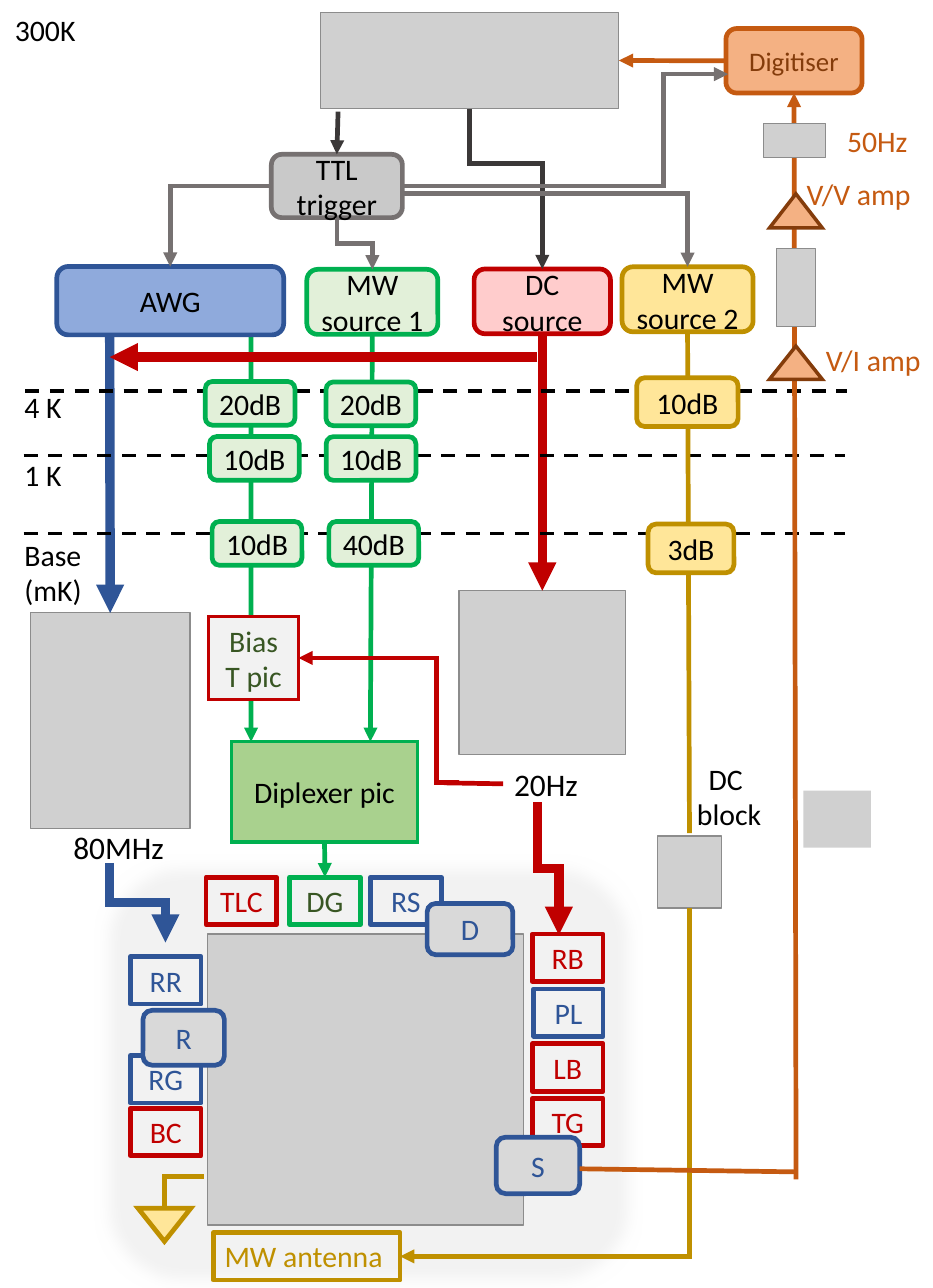
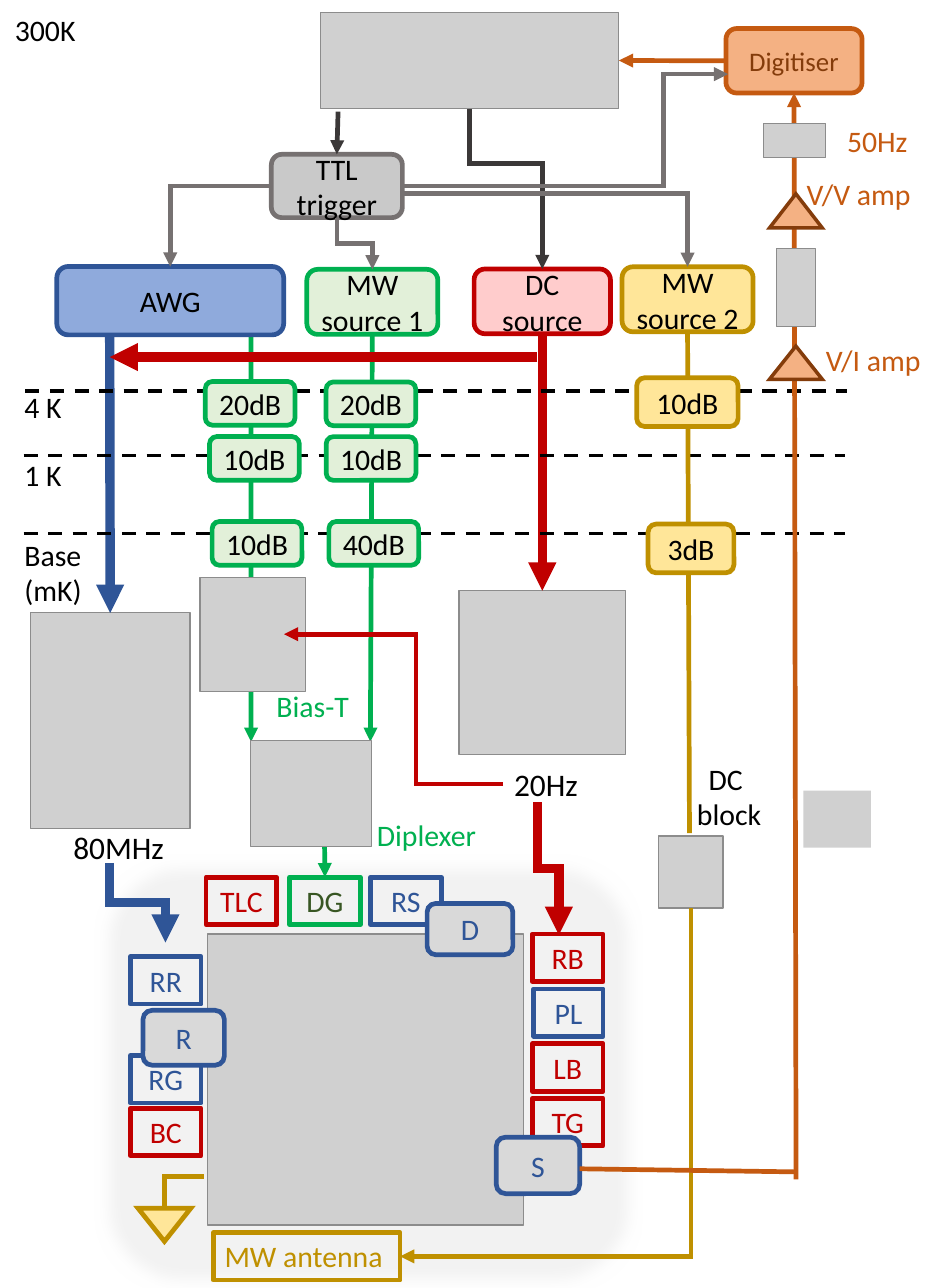
Before and after one commit to ybex/PhD-Thesis, a slide deck: slide 1 of Thesis/Figures/polished/wiring_ff.pptx. Drawn at 933x1288 pixels with LibreOffice and Linux fonts; fonts in the diff are those of the drawing; grey boxes stand for pictures. Boxes give left, top, right and bottom in pixels: in the first picture for what was removed or moved away, otherwise in the second. Text is boxed around its words. In the diff, an @@ line names an element or a change of style, - is before the commit and + after.

```diff
--- a/Thesis/Figures/polished/wiring_ff.pptx
+++ b/Thesis/Figures/polished/wiring_ff.pptx
@@ picture added at box(200, 578, 305, 692) @@
@@ elbow arrow moved from (458, 783) - (298, 658) to (503, 784) - (284, 634) @@
@@ text "Bias-T": place and size @@
-text "Bias-T" at box(209, 616, 299, 699)
+text "Bias-T" at box(276, 696, 348, 718)
@@ text "Bias-T" at box(276, 696, 348, 718): vertical alignment middle to top; fill #F2F2F2 to none; outline #C00000 2.25 pt to none @@
@@ text at box(276, 696, 348, 718): text changed; text colour #385723 to #00B050 @@
-Bias T pic
+Bias-T
@@ rectangle removed at box(231, 741, 417, 842) @@
-Diplexer pic
@@ picture added at box(250, 740, 371, 846) @@
@@ line removed from (443, 783) to (503, 784) @@
@@ text added at box(377, 825, 476, 851), 19 pt, text #00B050 @@
+Diplexer
@@ elbow arrow (690, 908) - (401, 1257): route changed @@
```
Also in this commit, not shown: 38 other files.
